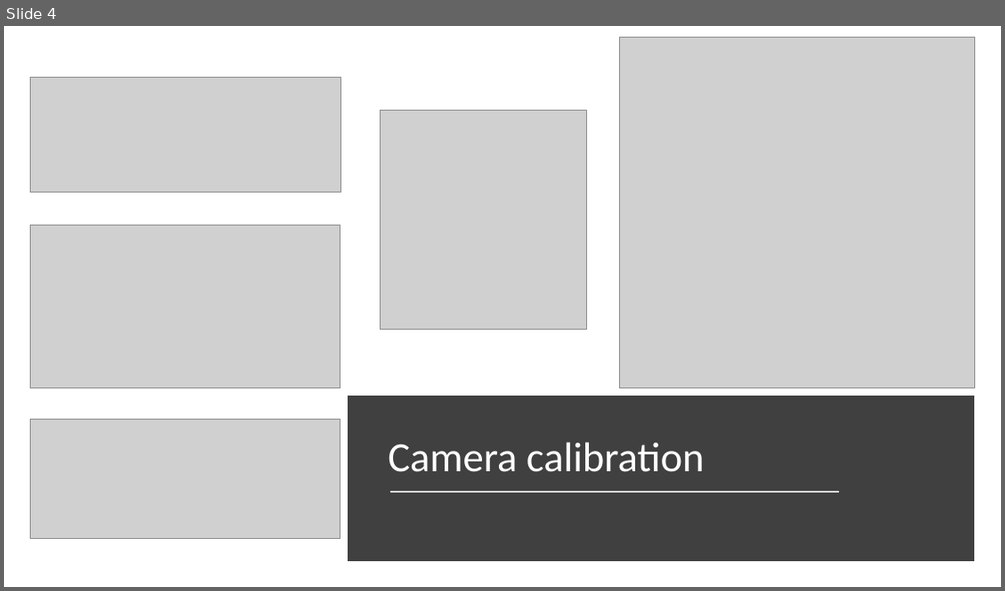
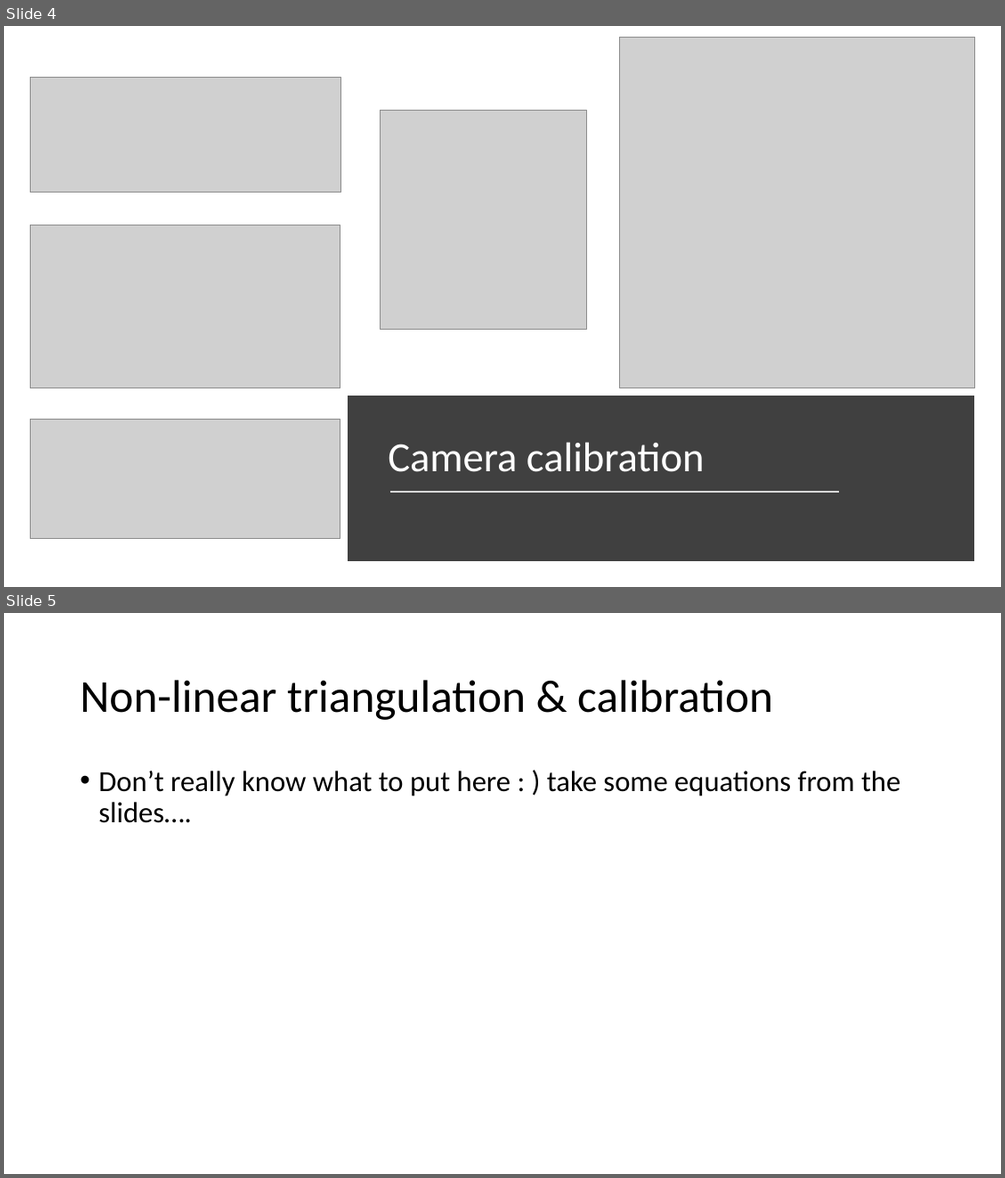
Before and after one commit to gitglob/02504-Computer-Vision, a slide deck: exam/presentation.pptx. Shown one above the other, each under a label of ours: slide 4 before the commit, slides 4 and 5 after it. The pictures are 1005x591 and 1005x1178 pixels, drawn with LibreOffice and Linux fonts; fonts in the diff are those of the drawing; grey boxes stand for pictures. Boxes give left, top, right and bottom in pixels: in the first picture for what was removed or moved away, otherwise in the second. Text is boxed around its words. In the diff, an @@ line names an element or a change of style, - is before the commit and + after.

```diff
--- a/exam/presentation.pptx
+++ b/exam/presentation.pptx
@@ slide 5 added at <box>4,613,1001,1174</box>, background #FFFFFF @@
@@ title added at <box>80,680,773,720</box>, 44 pt, text #000000 @@
+Non-linear triangulation & calibration
@@ text added at <box>98,771,900,823</box>, 28 pt, text #000000 @@
+• Don’t really know what to put here : ) take some equations from the slides….
```
Also in this commit, not shown: 1 other slide added, 16 other files.
